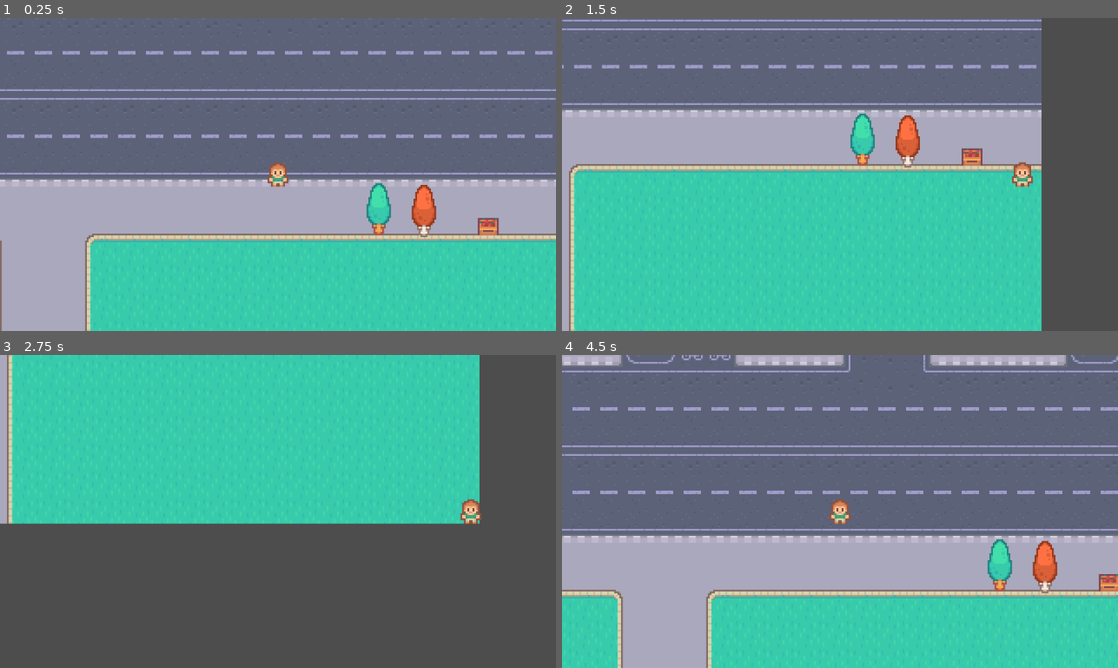
Above: before the commit, frames 1-4 (two rows, left to right).
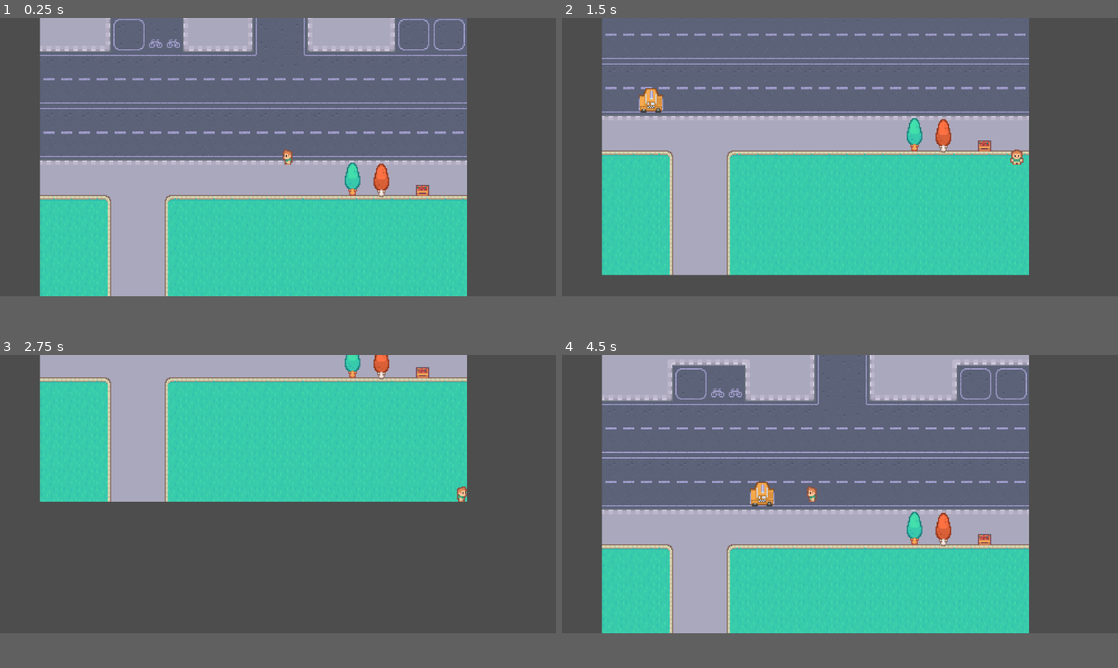
Above: after the commit, the same moments.

Repository: fanjiuwu/godot
Game: Godot game, scene res://scenes/game.tscn
The game is run twice, just before and just after one commit, with the same random seed, the same clock (stepped at 60 frames per second) and the same inputs.
Inputs:
- Up to frame 1 (0.25 s): no input
- Up to frame 2 (1.5 s): tap Enter at 0.5 s; hold Right (right) 0.53-1.28 s; tap Space (confirm) at 0.6, 1.35 s; hold Down (down) from 1.28 s (still down)
- Up to frame 3 (2.75 s): release Down (down) at 2.03 s; hold Right (right) from 2.03 s (still down); tap Space (confirm) at 2.1 s
- Up to frame 4 (4.5 s): tap Space (confirm) at 2.75, 2.85, 3.6, 4.35 s; release Right (right) at 2.78 s; hold Up (up) 2.78-3.53 s; hold Left (left) from 3.53 s (still down)
In our replay, the window is 800x450 before the commit and 800x400 after it. These sizes can differ from the game's own. Grey fills any space a smaller window leaves; there, only what the larger window draws over its background counts as a difference.

The runs differ from the first frame. In frame 1, 50% of the frame differs, in the area x 0-100%, y 0-100%; in frame 2, 31%; in frame 3, 21%; in frame 4, 53%.

Commit message:
1

Diff:
--- a/00.frogger/project.godot
+++ b/00.frogger/project.godot
@@ -21,8 +21,8 @@
 
 [display]
 
-window/size/viewport_width=1280
-window/size/viewport_height=720
+window/size/viewport_width=2000
+window/size/viewport_height=1000
 
 [input]
 
@@ -52,6 +52,13 @@
 ]
 }
 
+[layer_names]
+
+2d_physics/layer_1="Terrain"
+2d_physics/layer_2="Player"
+2d_physics/layer_3="Car"
+2d_physics/layer_4="Walls"
+
 [rendering]
 
 textures/canvas_textures/default_texture_filter=0
--- /dev/null
+++ b/00.frogger/scenes/car.gd
@@ -0,0 +1,19 @@
+extends Area2D
+
+var direction=Vector2.LEFT
+var speed=100
+
+# Called when the node enters the scene tree for the first time.
+func _ready() -> void:
+	if position.x<0:
+		direction.x=1
+		$Sprite2D.flip_h=true
+
+
+# Called every frame. 'delta' is the elapsed time since the previous frame.
+func _process(delta: float) -> void:
+	position+=direction*speed*delta
+
+
+func _on_visible_on_screen_notifier_2d_screen_exited() -> void:
+	queue_free()
--- /dev/null
+++ b/00.frogger/scenes/car.tscn
@@ -0,0 +1,22 @@
+[gd_scene format=3 uid="uid://dtapujmre2oii"]
+
+[ext_resource type="Texture2D" uid="uid://ded8huv3lr1a7" path="res://graphics/cars/yellow.png" id="1_7822p"]
+[ext_resource type="Script" uid="uid://cd5xhsevs1vit" path="res://scenes/car.gd" id="1_qt2eu"]
+
+[sub_resource type="RectangleShape2D" id="RectangleShape2D_bffeh"]
+size = Vector2(24, 22)
+
+[node name="Car" type="Area2D" unique_id=1530905856]
+collision_layer = 4
+collision_mask = 2
+script = ExtResource("1_qt2eu")
+
+[node name="Sprite2D" type="Sprite2D" parent="." unique_id=507080391]
+texture = ExtResource("1_7822p")
+
+[node name="CollisionShape2D" type="CollisionShape2D" parent="." unique_id=497005519]
+shape = SubResource("RectangleShape2D_bffeh")
+
+[node name="VisibleOnScreenNotifier2D" type="VisibleOnScreenNotifier2D" parent="." unique_id=13724340]
+
+[connection signal="screen_exited" from="VisibleOnScreenNotifier2D" to="." method="_on_visible_on_screen_notifier_2d_screen_exited"]
--- /dev/null
+++ b/00.frogger/scenes/game.gd
@@ -0,0 +1,28 @@
+extends Node2D
+
+
+# Called when the node enters the scene tree for the first time.
+func _ready() -> void:
+	pass # Replace with function body.
+
+
+# Called every frame. 'delta' is the elapsed time since the previous frame.
+func _process(delta: float) -> void:
+	pass
+
+func _on_finish_area_2d_body_entered(body: Node2D) -> void:
+	print(body)
+	print("has entered")
+
+var car_scene:PackedScene=preload("res://scenes/car.tscn")
+
+func _on_car_timer_timeout() -> void:
+	var car=car_scene.instantiate() as Area2D
+	var pos_marker=$CarStartPositions.get_children().pick_random() as Marker2D
+	car.position=pos_marker.position
+	$Objects.add_child(car)
+	car.connect("body_entered",go_to_title)
+
+func go_to_title(body):
+	print(body)
+	print("player car collision")
--- a/00.frogger/scenes/game.tscn
+++ b/00.frogger/scenes/game.tscn
@@ -1,5 +1,6 @@
 [gd_scene format=3 uid="uid://dfq2iqhuccltx"]
 
+[ext_resource type="Script" uid="uid://4vxvmd16aeo1" path="res://scenes/game.gd" id="1_lbhrr"]
 [ext_resource type="Texture2D" uid="uid://doghmovcgeltw" path="res://graphics/map.png" id="1_yqjtg"]
 [ext_resource type="PackedScene" uid="uid://dghd7rii024ea" path="res://scenes/player.tscn" id="2_lnu2h"]
 [ext_resource type="PackedScene" uid="uid://bx2rg78cu21y2" path="res://scenes/tree.tscn" id="3_lnu2h"]
@@ -18,17 +19,12 @@
 
 [node name="Game" type="Node2D" unique_id=206744984]
 position = Vector2(-22, -86)
+script = ExtResource("1_lbhrr")
 metadata/_edit_vertical_guides_ = [-214.0]
 metadata/_edit_horizontal_guides_ = [-407.0]
 
-[node name="Sprite2D" type="Sprite2D" parent="." unique_id=996609407]
+[node name="BG" type="Sprite2D" parent="." unique_id=996609407]
 texture = ExtResource("1_yqjtg")
-
-[node name="ExerciseObject" parent="." unique_id=2040501767 instance=ExtResource("3_lnu2h")]
-position = Vector2(89, 194)
-
-[node name="Player" parent="." unique_id=596181575 instance=ExtResource("2_lnu2h")]
-position = Vector2(31, 174)
 
 [node name="Borders" type="Node2D" parent="." unique_id=157823846]
 
@@ -49,3 +45,53 @@
 [node name="CollisionShape2D4" type="CollisionShape2D" parent="Borders/StaticBody2D" unique_id=1619876823]
 position = Vector2(10, 330)
 shape = SubResource("RectangleShape2D_i6bum")
+
+[node name="FinishArea2D" type="Area2D" parent="Borders" unique_id=1632870326]
+
+[node name="CollisionPolygon2D" type="CollisionPolygon2D" parent="Borders/FinishArea2D" unique_id=1764359050]
+polygon = PackedVector2Array(-185, -317, -183, -137, 186, -136, 186, -318)
+
+[node name="Timer" type="Node" parent="." unique_id=998833964]
+
+[node name="CarTimer" type="Timer" parent="Timer" unique_id=1304115821]
+autostart = true
+
+[node name="Objects" type="Node" parent="." unique_id=1922926074]
+
+[node name="Tree" parent="Objects" unique_id=2040501767 instance=ExtResource("3_lnu2h")]
+position = Vector2(67, 108)
+
+[node name="Player" parent="Objects" unique_id=596181575 instance=ExtResource("2_lnu2h")]
+position = Vector2(9, 88)
+
+[node name="CarStartPositions" type="Node" parent="." unique_id=2093576388]
+
+[node name="Marker2D" type="Marker2D" parent="CarStartPositions" unique_id=912807870]
+position = Vector2(180, -201)
+
+[node name="Marker2D2" type="Marker2D" parent="CarStartPositions" unique_id=176510899]
+position = Vector2(181, -138)
+
+[node name="Marker2D3" type="Marker2D" parent="CarStartPositions" unique_id=394140676]
+position = Vector2(181, -107)
+
+[node name="Marker2D4" type="Marker2D" parent="CarStartPositions" unique_id=1385680654]
+position = Vector2(183, 8)
+
+[node name="Marker2D5" type="Marker2D" parent="CarStartPositions" unique_id=961459756]
+position = Vector2(182, 56)
+
+[node name="Marker2D6" type="Marker2D" parent="CarStartPositions" unique_id=1339594030]
+position = Vector2(-223, -177)
+
+[node name="Marker2D7" type="Marker2D" parent="CarStartPositions" unique_id=1381486952]
+position = Vector2(-224, -85)
+
+[node name="Marker2D8" type="Marker2D" parent="CarStartPositions" unique_id=1198087162]
+position = Vector2(-222, 30)
+
+[node name="Marker2D9" type="Marker2D" parent="CarStartPositions" unique_id=905494001]
+position = Vector2(-220, 77)
+
+[connection signal="body_entered" from="Borders/FinishArea2D" to="." method="_on_finish_area_2d_body_entered"]
+[connection signal="timeout" from="Timer/CarTimer" to="." method="_on_car_timer_timeout"]
--- a/00.frogger/scenes/player.gd
+++ b/00.frogger/scenes/player.gd
@@ -1,17 +1,37 @@
 extends CharacterBody2D
 
-var direction:Vector2 =Vector2(1,0)
+var direction:Vector2 =Vector2(1,1)
 var speed:int =200
 
 func _physics_process(_delta: float) -> void:
 	direction=Input.get_vector("left","right","up","down")
 	#position+=direction*speed
 	velocity=direction*speed
+	animation()
 	move_and_slide()
-
 
 	if Input.is_action_just_pressed("confirm"):
 		print("hello")
+
+func animation():
+	if direction:
+		if direction.x>0:
+			$AnimatedSprite2D.flip_h=true
+		else:
+			$AnimatedSprite2D.flip_h=false
+
+		if direction.x!=0:
+			$AnimatedSprite2D.animation='left'
+		else:
+			if direction.y<0:
+				$AnimatedSprite2D.animation='up'
+			if direction.y>0:
+				$AnimatedSprite2D.animation='down'
+
+
+
+	else:
+		$AnimatedSprite2D.frame=0
 # Called when the node enters the scene tree for the first time.
 func _ready() -> void:
 	pass # Replace with function body.
--- a/00.frogger/scenes/player.tscn
+++ b/00.frogger/scenes/player.tscn
@@ -1,16 +1,105 @@
 [gd_scene format=3 uid="uid://dghd7rii024ea"]
 
-[ext_resource type="Texture2D" uid="uid://bkgrir378horu" path="res://graphics/player/player_simple.png" id="1_3vyb7"]
 [ext_resource type="Script" uid="uid://bs54d5cs448ig" path="res://scenes/player.gd" id="2_g2els"]
+[ext_resource type="Texture2D" uid="uid://c4q6c7mxqh78h" path="res://graphics/player/player_tileset.png" id="2_qhqgy"]
 
 [sub_resource type="RectangleShape2D" id="RectangleShape2D_6yrbh"]
 size = Vector2(10, 12)
 
+[sub_resource type="AtlasTexture" id="AtlasTexture_g2els"]
+atlas = ExtResource("2_qhqgy")
+region = Rect2(16, 0, 16, 16)
+
+[sub_resource type="AtlasTexture" id="AtlasTexture_qhqgy"]
+atlas = ExtResource("2_qhqgy")
+region = Rect2(16, 16, 16, 16)
+
+[sub_resource type="AtlasTexture" id="AtlasTexture_fjrip"]
+atlas = ExtResource("2_qhqgy")
+region = Rect2(16, 32, 16, 16)
+
+[sub_resource type="AtlasTexture" id="AtlasTexture_dqkch"]
+atlas = ExtResource("2_qhqgy")
+region = Rect2(0, 0, 16, 16)
+
+[sub_resource type="AtlasTexture" id="AtlasTexture_qlg0r"]
+atlas = ExtResource("2_qhqgy")
+region = Rect2(0, 16, 16, 16)
+
+[sub_resource type="AtlasTexture" id="AtlasTexture_tuyoq"]
+atlas = ExtResource("2_qhqgy")
+region = Rect2(0, 32, 16, 16)
+
+[sub_resource type="AtlasTexture" id="AtlasTexture_smehm"]
+atlas = ExtResource("2_qhqgy")
+region = Rect2(32, 0, 16, 16)
+
+[sub_resource type="AtlasTexture" id="AtlasTexture_ur7pv"]
+atlas = ExtResource("2_qhqgy")
+region = Rect2(32, 16, 16, 16)
+
+[sub_resource type="AtlasTexture" id="AtlasTexture_y4r1p"]
+atlas = ExtResource("2_qhqgy")
+region = Rect2(32, 32, 16, 16)
+
+[sub_resource type="SpriteFrames" id="SpriteFrames_bffeh"]
+animations = [{
+"frames": [{
+"duration": 1.0,
+"texture": SubResource("AtlasTexture_g2els")
+}, {
+"duration": 1.0,
+"texture": SubResource("AtlasTexture_qhqgy")
+}, {
+"duration": 1.0,
+"texture": SubResource("AtlasTexture_fjrip")
+}, {
+"duration": 1.0,
+"texture": SubResource("AtlasTexture_g2els")
+}],
+"loop": 1,
+"name": &"down",
+"speed": 5.0
+}, {
+"frames": [{
+"duration": 1.0,
+"texture": SubResource("AtlasTexture_dqkch")
+}, {
+"duration": 1.0,
+"texture": SubResource("AtlasTexture_qlg0r")
+}, {
+"duration": 1.0,
+"texture": SubResource("AtlasTexture_tuyoq")
+}, {
+"duration": 1.0,
+"texture": SubResource("AtlasTexture_dqkch")
+}],
+"loop": 1,
+"name": &"left",
+"speed": 5.0
+}, {
+"frames": [{
+"duration": 1.0,
+"texture": SubResource("AtlasTexture_smehm")
+}, {
+"duration": 1.0,
+"texture": SubResource("AtlasTexture_ur7pv")
+}, {
+"duration": 1.0,
+"texture": SubResource("AtlasTexture_y4r1p")
+}, {
+"duration": 1.0,
+"texture": SubResource("AtlasTexture_smehm")
+}],
+"loop": 1,
+"name": &"up",
+"speed": 5.0
+}]
+
 [node name="Player" type="CharacterBody2D" unique_id=1646690890]
+collision_layer = 2
+collision_mask = 13
 script = ExtResource("2_g2els")
-
-[node name="Sprite2D" type="Sprite2D" parent="." unique_id=2029210412]
-texture = ExtResource("1_3vyb7")
 
 [node name="Camera2D" type="Camera2D" parent="." unique_id=1514586924]
 zoom = Vector2(4, 4)
@@ -22,3 +111,9 @@
 [node name="CollisionShape2D" type="CollisionShape2D" parent="." unique_id=1410073581]
 position = Vector2(0, 1)
 shape = SubResource("RectangleShape2D_6yrbh")
+
+[node name="AnimatedSprite2D" type="AnimatedSprite2D" parent="." unique_id=2059920211]
+sprite_frames = SubResource("SpriteFrames_bffeh")
+animation = &"up"
+autoplay = "left"
+frame_progress = 0.25927722
--- a/00.frogger/scenes/tree.tscn
+++ b/00.frogger/scenes/tree.tscn
@@ -8,6 +8,7 @@
 size = Vector2(6, 7)
 
 [node name="Tree" type="StaticBody2D" unique_id=1272033023]
+collision_mask = 0
 
 [node name="Tree1" type="Sprite2D" parent="." unique_id=358448218]
 texture = ExtResource("1_avsvi")
Not shown, added: 00.frogger/scenes/car.gd.uid
Not shown, added: 00.frogger/scenes/game.gd.uid
